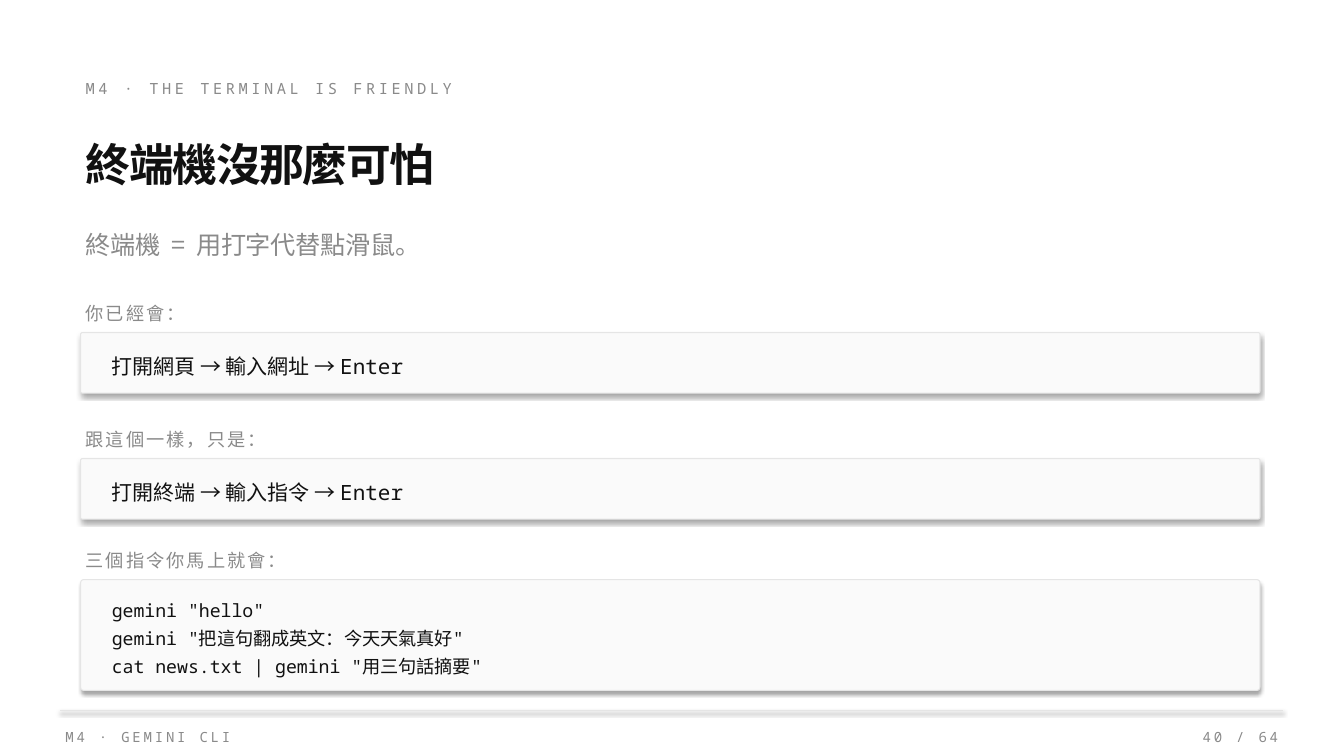
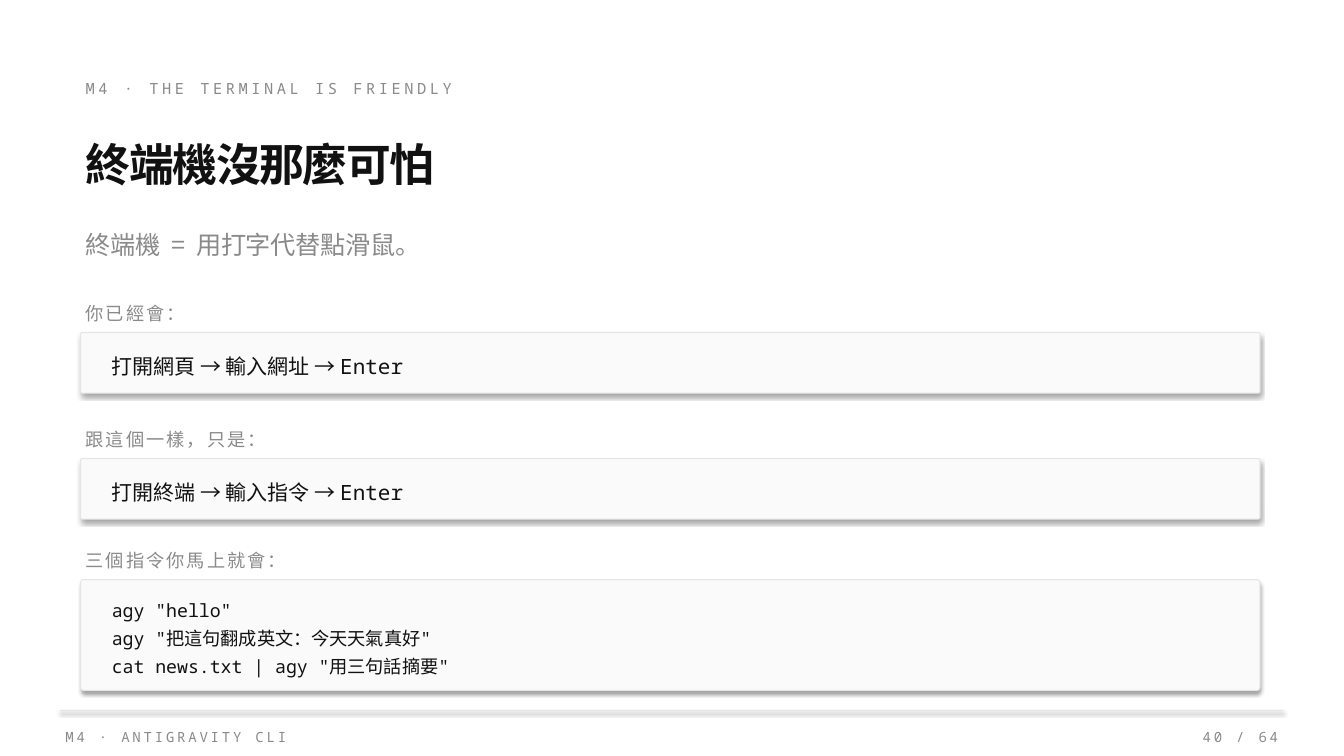
Before and after one commit to Zenobia000/SDD-agent-coding-beginner, a slide deck: slide 40 of class_plan/vibe_coding_workshop.pptx. Drawn at 1344x756 pixels with LibreOffice and Linux fonts; fonts in the diff are those of the drawing. Boxes give left, top, right and bottom in pixels: in the first picture for what was removed or moved away, otherwise in the second. Text is boxed around its words. In the diff, an @@ line names an element or a change of style, - is before the commit and + after.

```diff
--- a/class_plan/vibe_coding_workshop.pptx
+++ b/class_plan/vibe_coding_workshop.pptx
@@ text in rounded rectangle at [112, 603, 450, 678]: text changed @@
-gemini "hello"
-gemini "把這句翻成英文：今天天氣真好"
-cat news.txt | gemini "用三句話摘要"
+agy "hello"
+agy "把這句翻成英文：今天天氣真好"
+cat news.txt | agy "用三句話摘要"
@@ text at [65, 732, 286, 742]: text changed @@
-M4 · GEMINI CLI
+M4 · ANTIGRAVITY CLI
```
Also in this commit, not shown: 21 other slides changed, 46 other files.
